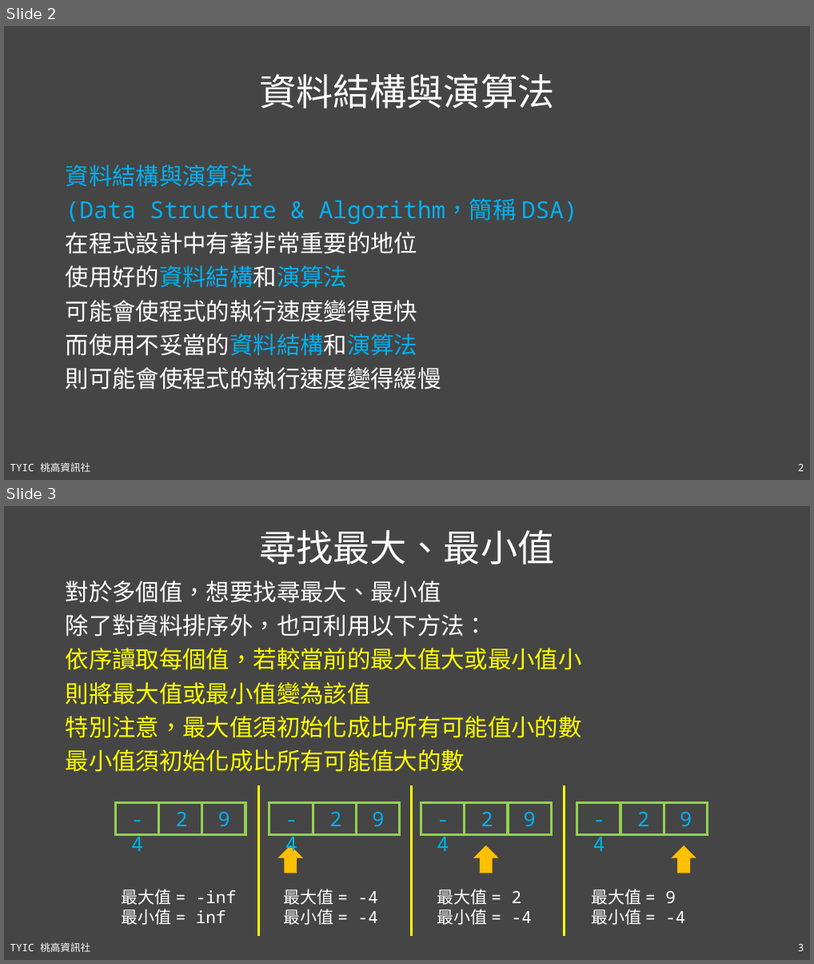
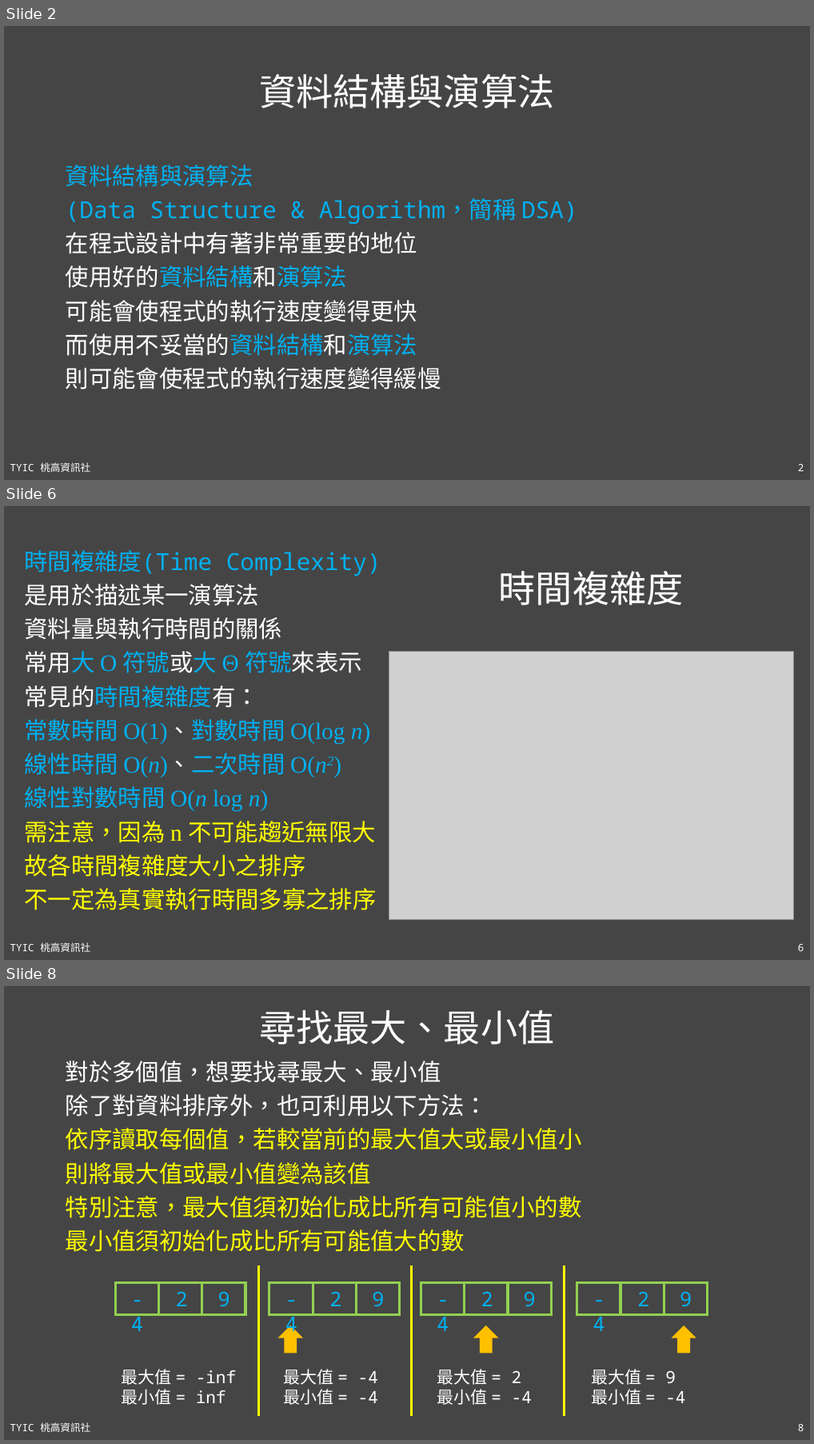
Before and after one commit to TYSHIC/slides, a slide deck: ppt/90_基礎資料結構與演算法.pptx. Shown one above the other, each under a label of ours: slides 2 and 3 before the commit, slides 2, 6 and 8 after it; the slides between them are not shown. The pictures are 814x964 and 814x1444 pixels, drawn with LibreOffice and Linux fonts; fonts in the diff are those of the drawing; grey boxes stand for pictures. Boxes give left, top, right and bottom in pixels: in the first picture for what was removed or moved away, otherwise in the second. Text is boxed around its words. In the diff, an @@ line names an element or a change of style, - is before the commit and + after.

```diff
--- a/ppt/90_基礎資料結構與演算法.pptx
+++ b/ppt/90_基礎資料結構與演算法.pptx
@@ slide 6 added at bbox=[4, 506, 810, 960], background #454545; not listed: 2 template elements that a slide beside it also shows @@
@@ text added at bbox=[24, 550, 382, 910], 28 pt, text #00B0F0 @@
+時間複雜度(Time Complexity)
+是用於描述某一演算法
+資料量與執行時間的關係
+常用大 O 符號或大 Θ 符號來表示
+常見的時間複雜度有：
+常數時間 O(1)、對數時間 O(log n)
+線性時間 O(n)、二次時間 O(n2)
+線性對數時間 O(n log n)
+需注意，因為 n 不可能趨近無限大
+故各時間複雜度大小之排序
+不一定為真實執行時間多寡之排序
@@ title added at bbox=[499, 571, 684, 605], 44 pt, text #FFFFFF @@
+時間複雜度
@@ picture added at bbox=[389, 651, 794, 919] @@
@@ what was slide 3 is now slide 8 @@
```
Also in this commit, not shown: 5 slides changed, 8 other slides added, 1 other file.
